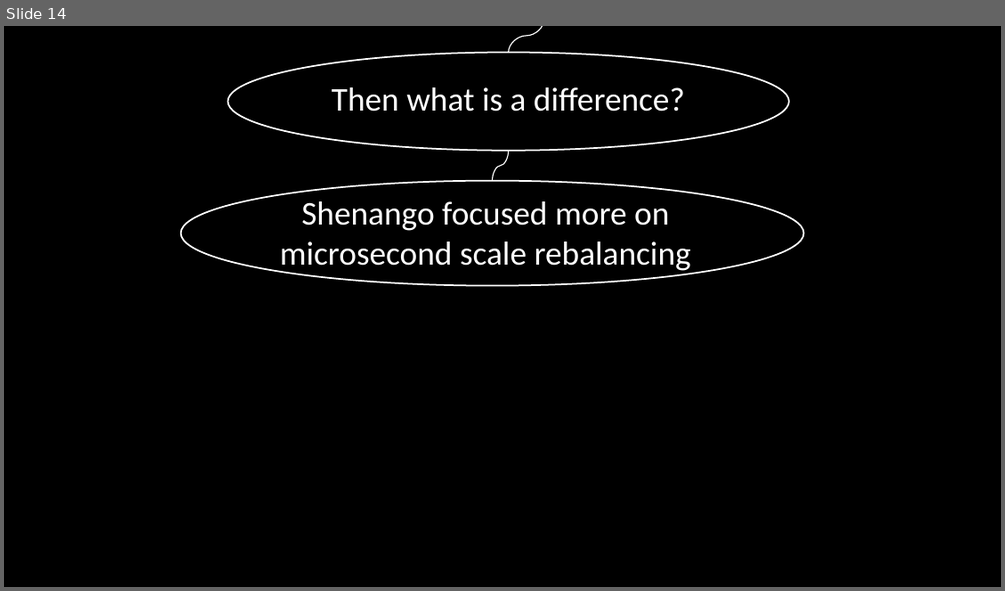
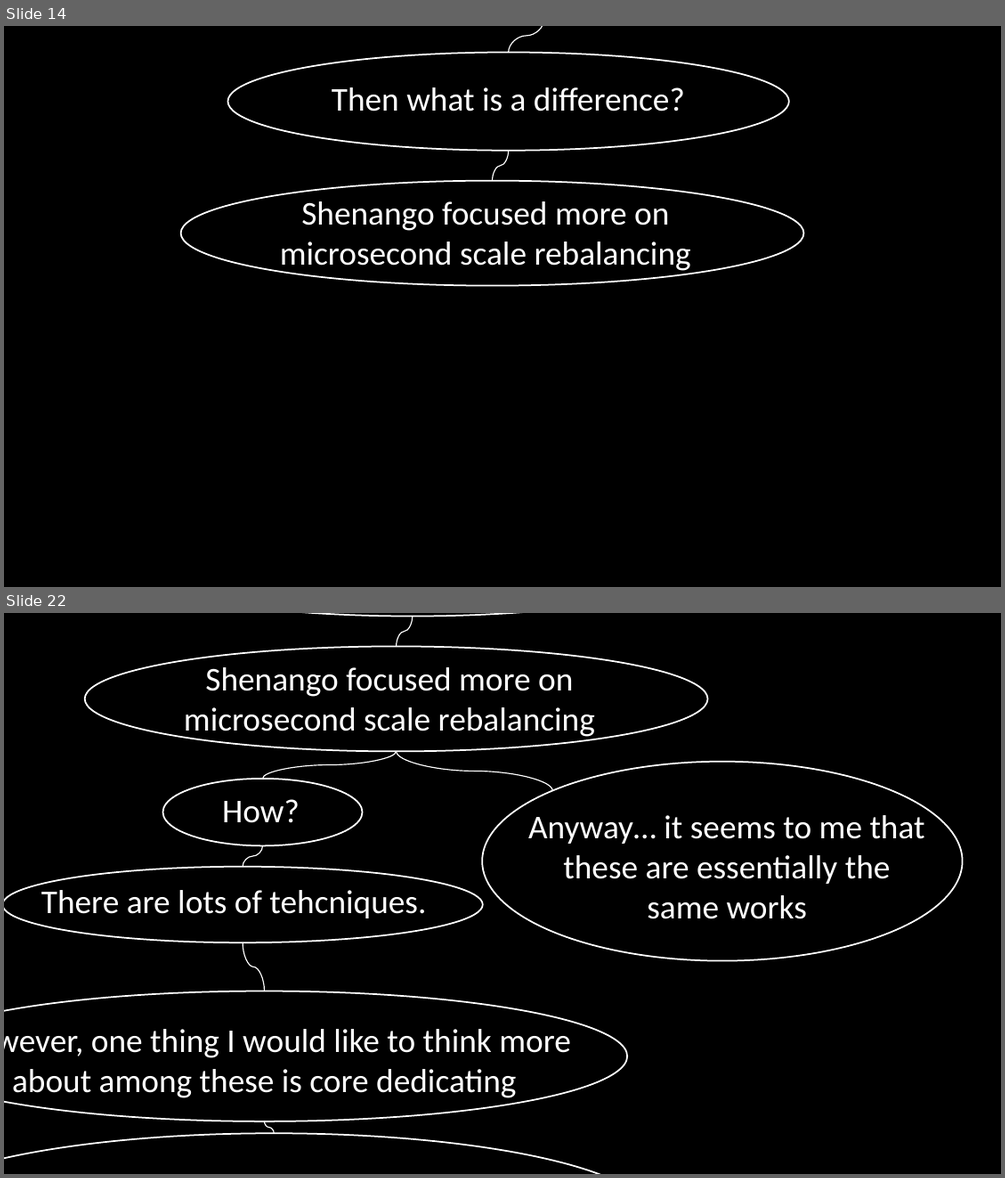
Before and after one commit to minseok127/paper_reviews, a slide deck: operating_system/ghOSt/Shenango.pptx. Shown one above the other, each under a label of ours: slide 14 before the commit, slides 14 and 22 after it; the slides between them are not shown. The pictures are 1005x591 and 1005x1178 pixels, drawn with LibreOffice and Linux fonts; fonts in the diff are those of the drawing. Boxes give left, top, right and bottom in pixels: in the first picture for what was removed or moved away, otherwise in the second. Text is boxed around its words. In the diff, an @@ line names an element or a change of style, - is before the commit and + after.

```diff
--- a/operating_system/ghOSt/Shenango.pptx
+++ b/operating_system/ghOSt/Shenango.pptx
@@ slide 22 added at (4, 613, 1001, 1174), background #000000 @@
@@ ellipse added at (132, 613, 693, 616), outline #FFFFFF 1.5 pt @@
@@ curved line added from (413, 616) to (396, 647), #FFFFFF 1 pt @@
@@ ellipse added at (85, 647, 708, 751), outline #FFFFFF 1.5 pt @@
@@ text added at (184, 667, 595, 739), 32 pt, text #FFFFFF @@
+Shenango focused more on microsecond scale rebalancing
@@ curved line added from (396, 751) to (263, 779), #FFFFFF 1 pt @@
@@ curved line added from (396, 751) to (553, 791), #FFFFFF 1 pt @@
@@ ellipse added at (483, 762, 963, 962), outline #FFFFFF 1.5 pt @@
@@ ellipse added at (162, 779, 362, 845), outline #FFFFFF 1.5 pt @@
@@ text added at (222, 799, 299, 823), 32 pt, text #FFFFFF @@
+How?
@@ text added at (528, 815, 925, 919), 32 pt, text #FFFFFF @@
+Anyway… it seems to me that these are essentially the same works
@@ curved line added from (263, 845) to (243, 867), #FFFFFF 1 pt @@
@@ ellipse added at (4, 867, 483, 943), outline #FFFFFF 1.5 pt @@
@@ text added at (41, 890, 426, 918), 32 pt, text #FFFFFF @@
+There are lots of tehcniques.
@@ curved line added from (243, 943) to (264, 990), #FFFFFF 1 pt @@
@@ ellipse added at (4, 990, 628, 1121), outline #FFFFFF 1.5 pt @@
@@ text added at (12, 1029, 571, 1098), 32 pt, text #FFFFFF @@
+However, one thing I would like to think more about among these is core dedicating
@@ ellipse added at (4, 1134, 651, 1174), outline #FFFFFF 1.5 pt @@
@@ curved line added from (264, 1121) to (274, 1134), #FFFFFF 1 pt @@
```
Also in this commit, not shown: 4 slides changed, 8 other slides added, 3 other files.
